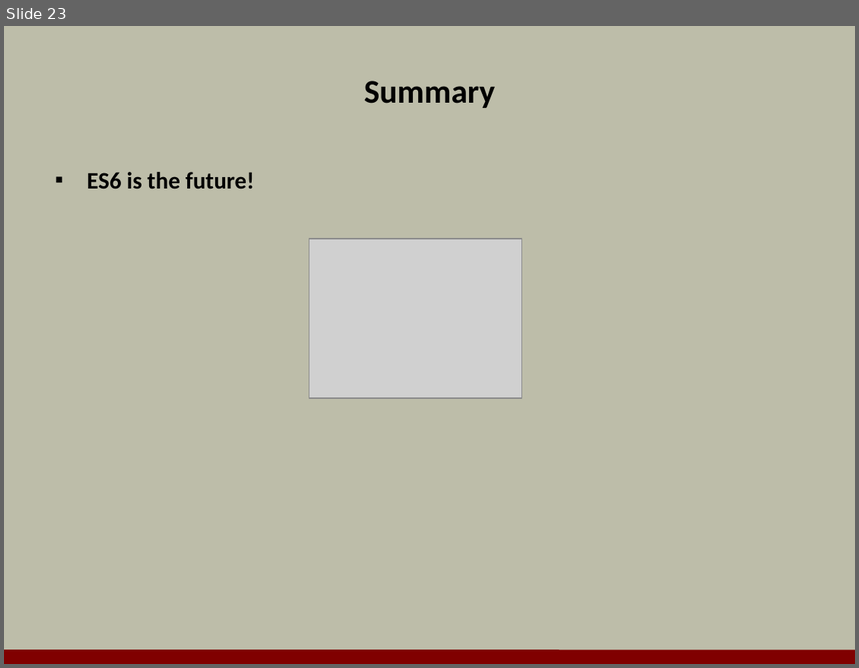
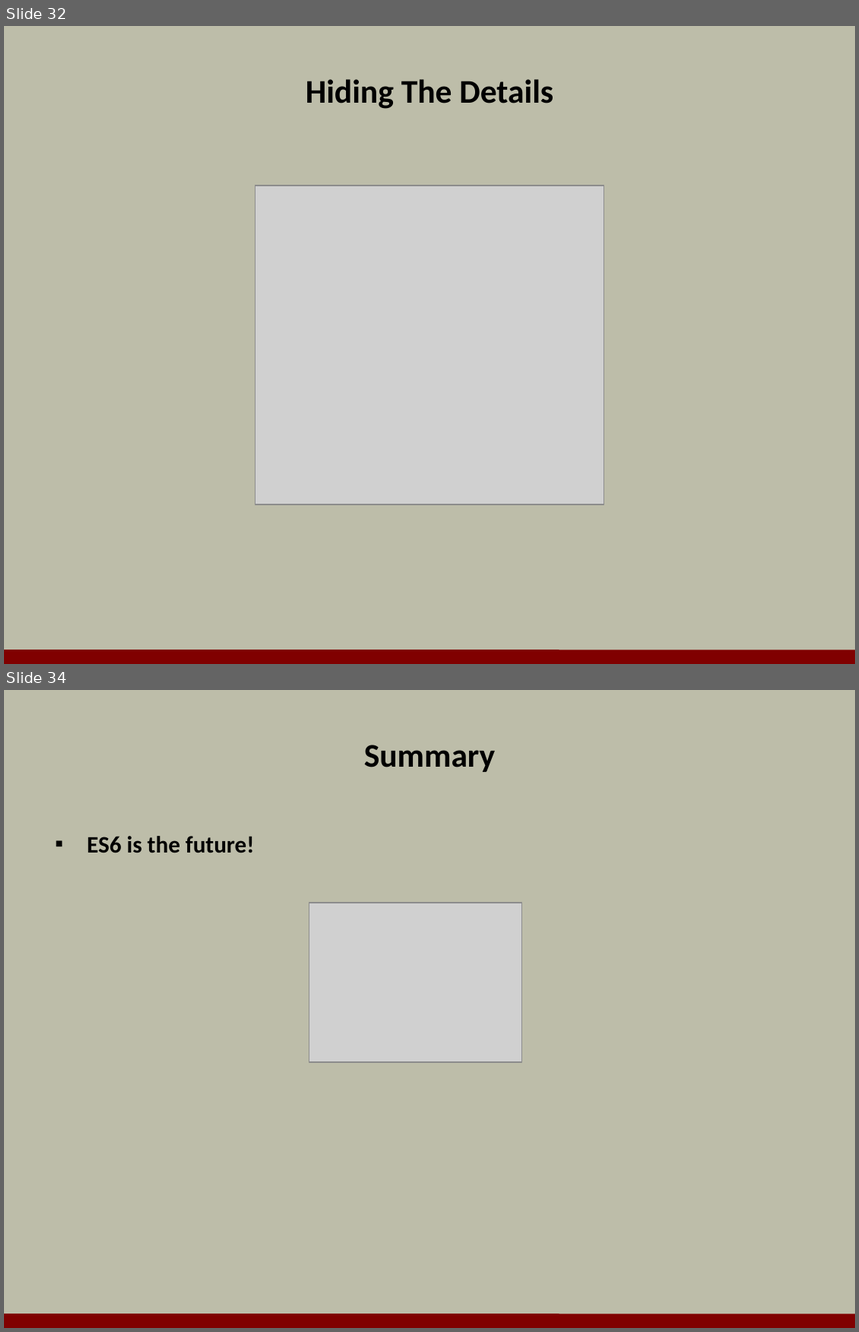
Before and after one commit to OdeToCode/classes, a slide deck: angularjs/slides/11_es6.pptx. Shown one above the other, each under a label of ours: slide 23 before the commit, slides 32 and 34 after it; the slides between them are not shown. The pictures are 859x668 and 859x1332 pixels, drawn with LibreOffice and Linux fonts; fonts in the diff are those of the drawing; grey boxes stand for pictures; background and template pictures are left out. Boxes give left, top, right and bottom in pixels: in the first picture for what was removed or moved away, otherwise in the second. Text is boxed around its words. In the diff, an @@ line names an element or a change of style, - is before the commit and + after.

```diff
--- a/angularjs/slides/11_es6.pptx
+++ b/angularjs/slides/11_es6.pptx
@@ slide 32 added at bbox=[4, 26, 855, 664], background #BDBDA9; not listed: 1 template element that a slide beside it also shows @@
@@ title added at bbox=[306, 79, 553, 109], 28 pt, text #000000, bold @@
+Hiding The Details
@@ picture added at bbox=[255, 186, 604, 506] @@
@@ what was slide 23 is now slide 34 @@
```
Also in this commit, not shown: 6 slides changed, 23 other slides added, 13 slides removed, 1 other file.
